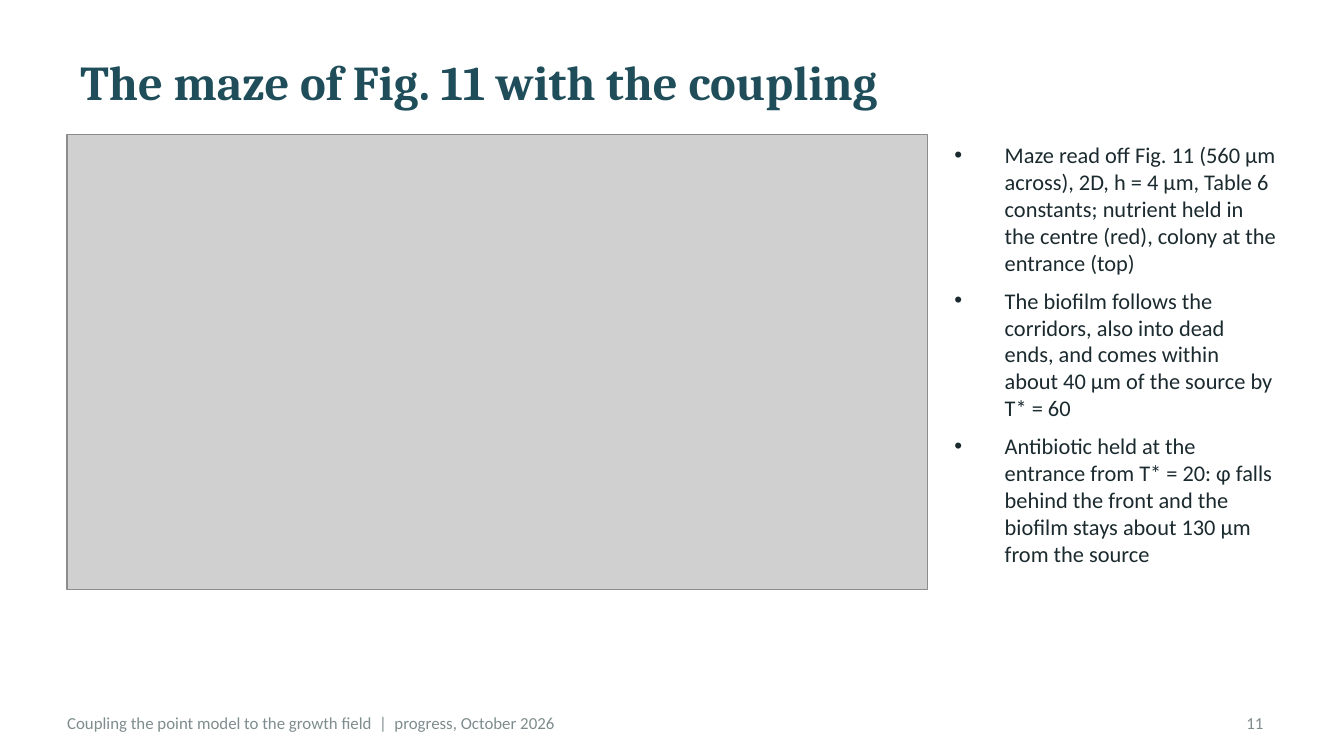
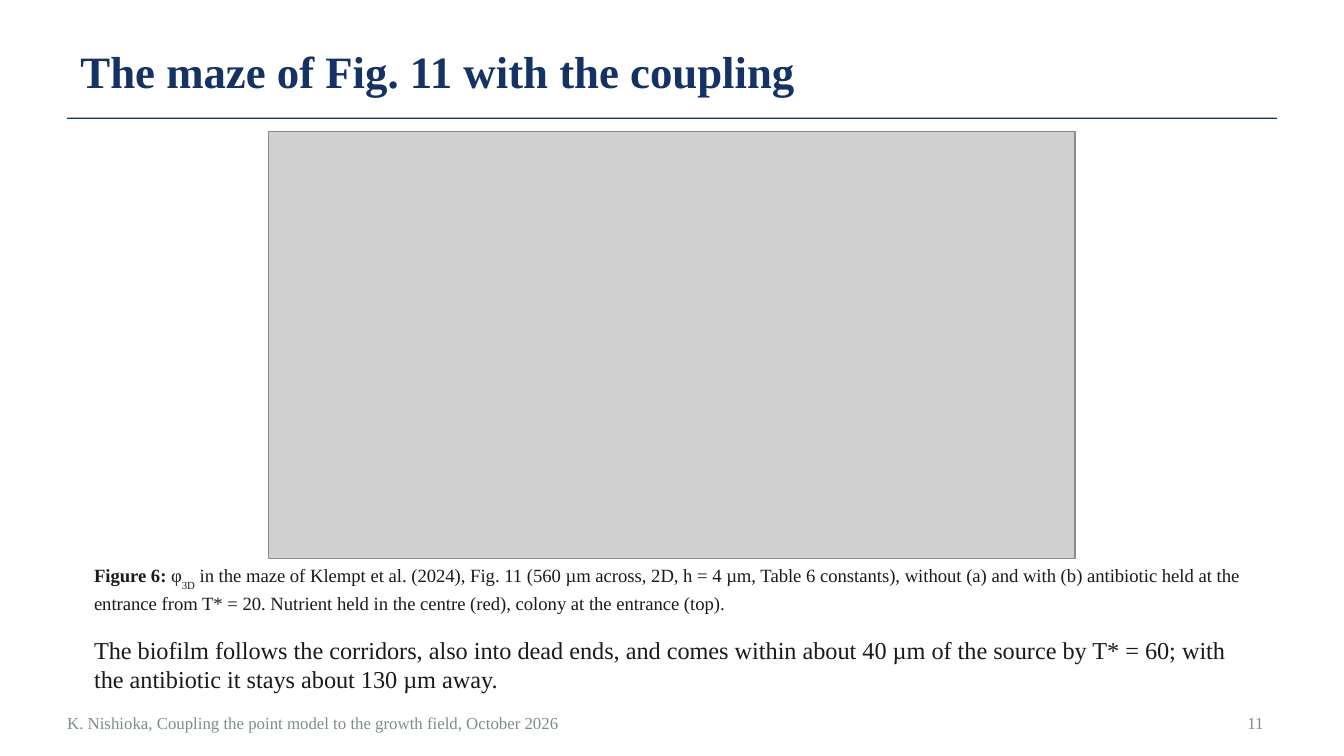
Before and after one commit to keisuke58/pde-fem-biofilm, a slide deck: slide 11 of slides_progress_2026-10.pptx. Drawn at 1344x756 pixels with LibreOffice and Linux fonts; fonts in the diff are those of the drawing; grey boxes stand for pictures. Boxes give left, top, right and bottom in pixels: in the first picture for what was removed or moved away, otherwise in the second. Text is boxed around its words. In the diff, an @@ line names an element or a change of style, - is before the commit and + after.

Commit message:
Progress deck (pptx) in the thesis style: Times, numbered captions, references

```diff
--- a/slides_progress_2026-10.pptx
+++ b/slides_progress_2026-10.pptx
@@ title "The maze of Fig. 11 ...": place and size @@
-title "The maze of Fig. 11 ..." at box(80, 65, 878, 110)
+title "The maze of Fig. 11 ..." at box(80, 56, 794, 98)
@@ title "The maze of Fig. 11 ..." at box(80, 56, 794, 98): size 26 to 24 pt, font Cambria to Times New Roman, text colour #1F4E5A to #143264 @@
@@ line added from (67, 118) to (1277, 118), #143264 0.75 pt @@
@@ picture: place and size @@
-picture at box(67, 134, 927, 590)
+picture at box(269, 132, 1075, 558)
@@ text at box(94, 569, 1240, 614): text changed; size 12 to 10 pt; font Calibri to Times New Roman; text colour #1B2A2F to #1A1A1A @@
-• Maze read off Fig. 11 (560 µm across), 2D, h = 4 µm, Table 6 constants; nutrient held in the centre (red), colony at the entrance (top)
-• The biofilm follows the corridors, also into dead ends, and comes within about 40 µm of the source by T* = 60
-• Antibiotic held at the entrance from T* = 20: φ falls behind the front and the biofilm stays about 130 µm from the source
+Figure 6: φ3D in the maze of Klempt et al. (2024), Fig. 11 (560 µm across, 2D, h = 4 µm, Table 6 constants), without (a) and with (b) antibiotic held at the entrance from T* = 20. Nutrient held in the centre (red), colony at the entrance (top).
@@ text added at box(94, 642, 1225, 694), 13 pt, text #1A1A1A @@
+The biofilm follows the corridors, also into dead ends, and comes within about 40 µm of the source by T* = 60; with the antibiotic it stays about 130 µm away.
@@ text at box(67, 717, 559, 733): text changed; font Calibri to Times New Roman @@
-Coupling the point model to the growth field | progress, October 2026
+K. Nishioka, Coupling the point model to the growth field, October 2026
@@ page number at box(1247, 718, 1263, 729): font Calibri to Times New Roman @@
```
Also in this commit, not shown: 13 other slides changed, 1 slide added.
